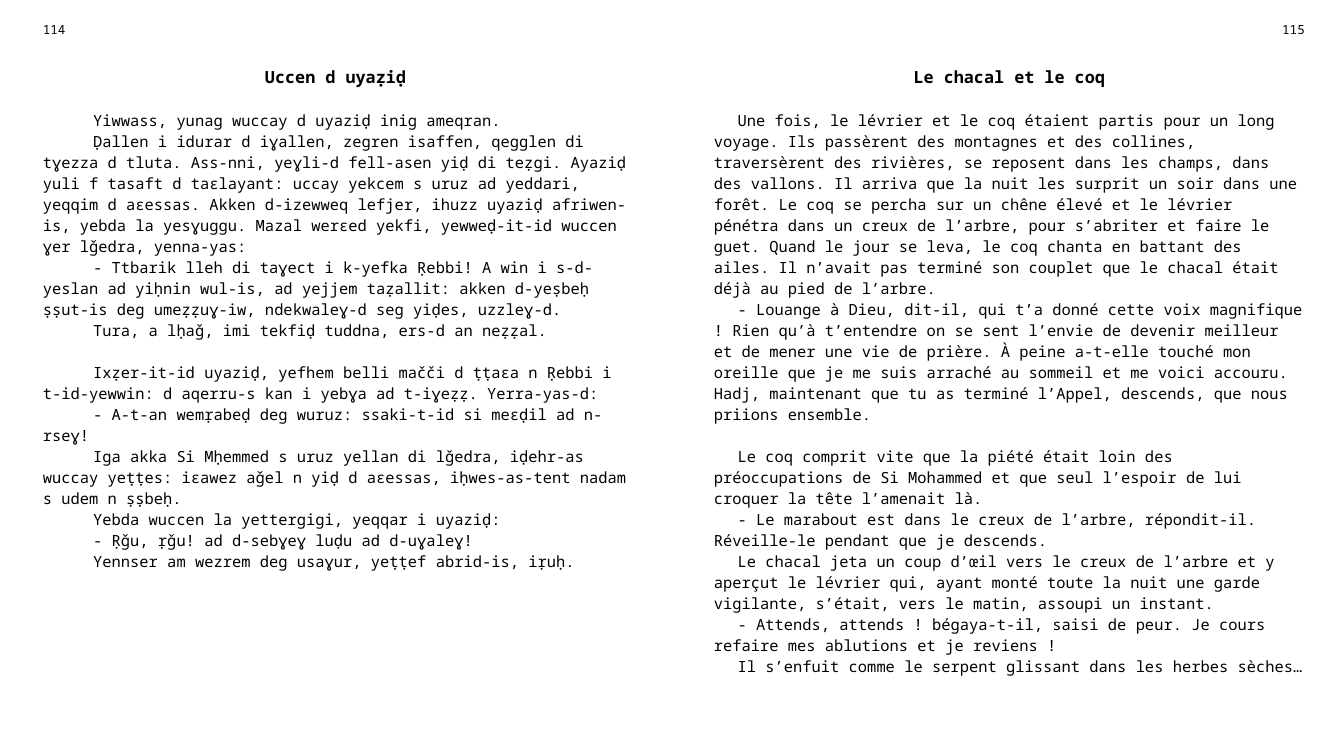
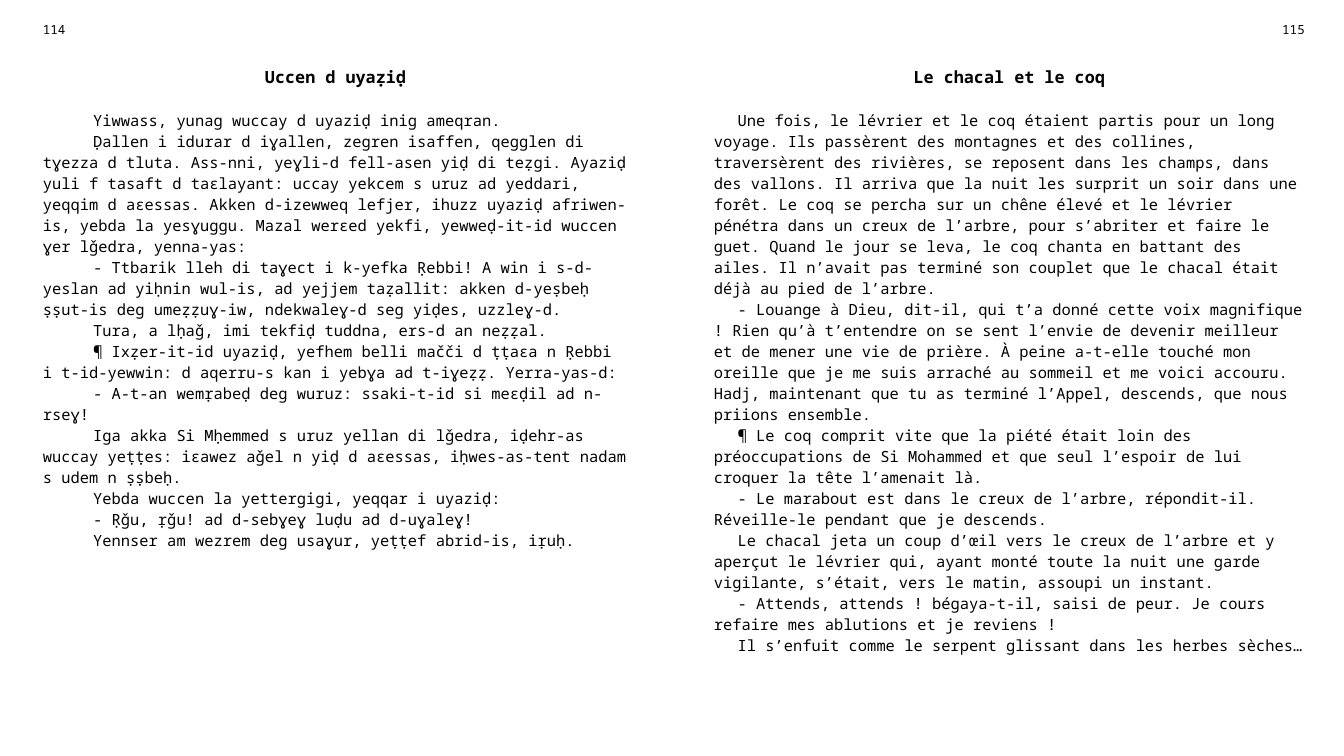
Before and after one commit to sferhah/tamacahut_n_wuccen, a slide deck: slide 42 of Uccen.ConsoleApp/uccen.pptx. Drawn at 1344x756 pixels with LibreOffice and Linux fonts; fonts in the diff are those of the drawing. Boxes give left, top, right and bottom in pixels: in the first picture for what was removed or moved away, otherwise in the second. Text is boxed around its words. In the diff, an @@ line names an element or a change of style, - is before the commit and + after.

```diff
--- a/Uccen.ConsoleApp/uccen.pptx
+++ b/Uccen.ConsoleApp/uccen.pptx
@@ table at box(32, 16, 1315, 729) @@
-row 3, column 1: Yiwwass, yunag wuccay d uyaziḍ inig ameqran. / Ḍallen i idurar d iɣallen, zegren isaffen, qegglen di tɣezza d tluta. Ass-nni, yeɣli-d fell-asen yiḍ di teẓgi. Ayaziḍ yuli f tasaft d taɛlayant: uccay yekcem s uruz ad yeddari, yeqqim d aɛessas. Akken d-izewweq lefjer, ihuzz uyaziḍ afriwen-is, yebda la yesɣuggu. Mazal werɛed yekfi, yewweḍ-it-id wuccen ɣer lǧedra, yenna-yas: / - Ttbarik lleh di taɣect i k-yefka Ṛebbi! A win i s-d-yeslan ad yiḥnin wul-is, ad yejjem taẓallit: akken d-yeṣbeḥ ṣṣut-is deg umeẓẓuɣ-iw, ndekwaleɣ-d seg yiḍes, uzzleɣ-d. / Tura, a lḥaǧ, imi tekfiḍ tuddna, ers-d an neẓẓal. / Ixẓer-it-id uyaziḍ, yefhem belli mačči d ṭṭaɛa n Ṛebbi i t-id-yewwin: d aqerru-s kan i yebɣa ad t-iɣeẓẓ. Yerra-yas-d: / - A-t-an wemṛabeḍ deg wuruz: ssaki-t-id si meɛḍil ad n-rseɣ! / Iga akka Si Mḥemmed s uruz yellan di lǧedra, iḍehr-as wuccay yeṭṭes: iɛawez aǧel n yiḍ d aɛessas, iḥwes-as-tent nadam s udem n ṣṣbeḥ. / Yebda wuccen la yettergigi, yeqqar i uyaziḍ: / - Ṛǧu, ṛǧu! ad d-sebɣeɣ luḍu ad d-uɣaleɣ! / Yennser am wezrem deg usaɣur, yeṭṭef abrid-is, iṛuḥ.
+row 3, column 1: Yiwwass, yunag wuccay d uyaziḍ inig ameqran. / Ḍallen i idurar d iɣallen, zegren isaffen, qegglen di tɣezza d tluta. Ass-nni, yeɣli-d fell-asen yiḍ di teẓgi. Ayaziḍ yuli f tasaft d taɛlayant: uccay yekcem s uruz ad yeddari, yeqqim d aɛessas. Akken d-izewweq lefjer, ihuzz uyaziḍ afriwen-is, yebda la yesɣuggu. Mazal werɛed yekfi, yewweḍ-it-id wuccen ɣer lǧedra, yenna-yas: / - Ttbarik lleh di taɣect i k-yefka Ṛebbi! A win i s-d-yeslan ad yiḥnin wul-is, ad yejjem taẓallit: akken d-yeṣbeḥ ṣṣut-is deg umeẓẓuɣ-iw, ndekwaleɣ-d seg yiḍes, uzzleɣ-d. / Tura, a lḥaǧ, imi tekfiḍ tuddna, ers-d an neẓẓal. / ¶ Ixẓer-it-id uyaziḍ, yefhem belli mačči d ṭṭaɛa n Ṛebbi i t-id-yewwin: d aqerru-s kan i yebɣa ad t-iɣeẓẓ. Yerra-yas-d: / - A-t-an wemṛabeḍ deg wuruz: ssaki-t-id si meɛḍil ad n-rseɣ! / Iga akka Si Mḥemmed s uruz yellan di lǧedra, iḍehr-as wuccay yeṭṭes: iɛawez aǧel n yiḍ d aɛessas, iḥwes-as-tent nadam s udem n ṣṣbeḥ. / Yebda wuccen la yettergigi, yeqqar i uyaziḍ: / - Ṛǧu, ṛǧu! ad d-sebɣeɣ luḍu ad d-uɣaleɣ! / Yennser am wezrem deg usaɣur, yeṭṭef abrid-is, iṛuḥ.
-row 3, column 3: Une fois, le lévrier et le coq étaient partis pour un long voyage. Ils passèrent des montagnes et des collines, traversèrent des rivières, se reposent dans les champs, dans des vallons. Il arriva que la nuit les surprit un soir dans une forêt. Le coq se percha sur un chêne élevé et le lévrier pénétra dans un creux de l’arbre, pour s’abriter et faire le guet. Quand le jour se leva, le coq chanta en battant des ailes. Il n’avait pas terminé son couplet que le chacal était déjà au pied de l’arbre. / - Louange à Dieu, dit-il, qui t’a donné cette voix magnifique ! Rien qu’à t’entendre on se sent l’envie de devenir meilleur et de mener une vie de prière. À peine a-t-elle touché mon oreille que je me suis arraché au sommeil et me voici accouru. Hadj, maintenant que tu as terminé l’Appel, descends, que nous priions ensemble. / Le coq comprit vite que la piété était loin des préoccupations de Si Mohammed et que seul l’espoir de lui croquer la tête l’amenait là. / - Le marabout est dans le creux de l’arbre, répondit-il. Réveille-le pendant que je descends. / Le chacal jeta un coup d’œil vers le creux de l’arbre et y aperçut le lévrier qui, ayant monté toute la nuit une garde vigilante, s’était, vers le matin, assoupi un instant. / - Attends, attends ! bégaya-t-il, saisi de peur. Je cours refaire mes ablutions et je reviens ! / Il s’enfuit comme le serpent glissant dans les herbes sèches…
+row 3, column 3: Une fois, le lévrier et le coq étaient partis pour un long voyage. Ils passèrent des montagnes et des collines, traversèrent des rivières, se reposent dans les champs, dans des vallons. Il arriva que la nuit les surprit un soir dans une forêt. Le coq se percha sur un chêne élevé et le lévrier pénétra dans un creux de l’arbre, pour s’abriter et faire le guet. Quand le jour se leva, le coq chanta en battant des ailes. Il n’avait pas terminé son couplet que le chacal était déjà au pied de l’arbre. / - Louange à Dieu, dit-il, qui t’a donné cette voix magnifique ! Rien qu’à t’entendre on se sent l’envie de devenir meilleur et de mener une vie de prière. À peine a-t-elle touché mon oreille que je me suis arraché au sommeil et me voici accouru. Hadj, maintenant que tu as terminé l’Appel, descends, que nous priions ensemble. / ¶ Le coq comprit vite que la piété était loin des préoccupations de Si Mohammed et que seul l’espoir de lui croquer la tête l’amenait là. / - Le marabout est dans le creux de l’arbre, répondit-il. Réveille-le pendant que je descends. / Le chacal jeta un coup d’œil vers le creux de l’arbre et y aperçut le lévrier qui, ayant monté toute la nuit une garde vigilante, s’était, vers le matin, assoupi un instant. / - Attends, attends ! bégaya-t-il, saisi de peur. Je cours refaire mes ablutions et je reviens ! / Il s’enfuit comme le serpent glissant dans les herbes sèches…
```
Also in this commit, not shown: 20 other slides changed, 1 other file.
